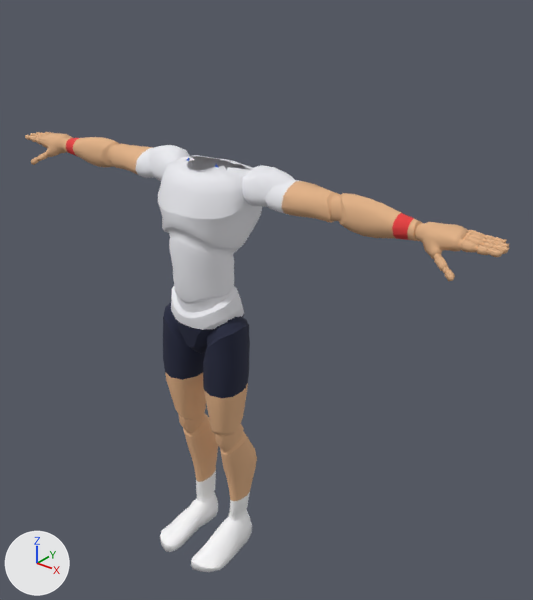
Renders of the glTF model sweetspot/models/players/p05.glb from each side of a commit.
Camera for both pictures: a camera (50 mm lens) standing at (1.57, -1.64, 2.12) and looking at (0.15, 0.14, 1.02). The lights are fixed; the arrows at lower left show +X, +Y and +Z. The first picture is the older version. Vertices at exactly the same position are counted once.

The first picture shows 'Body'.
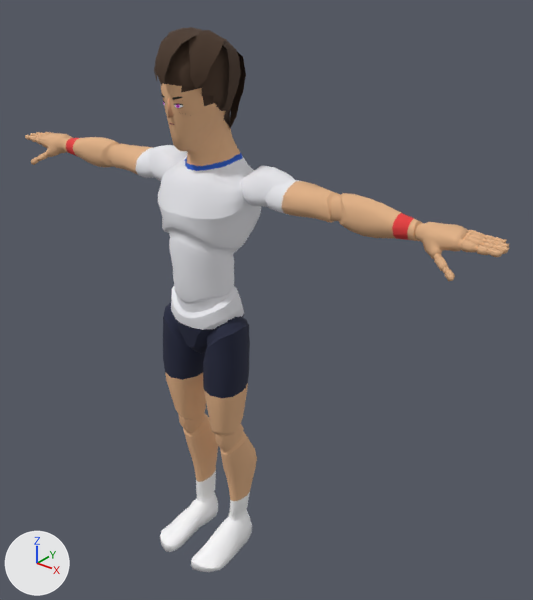
What the commit changed:
Picture 'face_01' (img_face_01) is new.
Material 'face' (mat_face) is new.
Its texture is img_face_01 (with its transparency).
Its roughness is 0.9.
me_mannequin is used by ob_body; location (0.0, 0.0, 0.0).
me_mannequin had 7084 vertices, 13884 faces and spanned x -0.98..0.98, y -0.21..0.15, z 0.0..1.51.
me_mannequin now has 7378 vertices, 14511 faces and spans x -0.98..0.98, y -0.21..0.15, z 0.0..1.86.
me_mannequin part 1: 66 vertices moved from x -0.22..0.22, y -0.06..0.14, z 1.33..1.51 to x -0.22..0.22, y -0.06..0.14, z 1.32..1.51; 45 vertices removed from x -0.14..0.14, y -0.05..0.1, z 1.48..1.5; 339 vertices added at x -0.13..0.13, y -0.13..0.13, z 1.47..1.86.
Mesh me_nose is new.
It has 6 vertices, 6 faces and spans x -0.0106..0.0106, y -0.1315..-0.1137, z 1.6643..1.7191.
It uses material mat_palette (picture img_palette).
Mesh me_hair is new.
It has 480 vertices, 908 faces and spans x -0.111..0.111, y -0.154..0.163, z 1.571..1.904.
It uses material mat_palette (picture img_palette).
Mesh me_face is new.
It has 50 vertices, 64 faces and spans x -0.0672..0.0672, y -0.1276..-0.0304, z 1.6105..1.7281.
It uses material mat_face (picture img_face_01).
Object 'Nose' (ob_nose) is new; it shows me_nose.
Its location is (0.0, 0.0, 0.0).
Object 'Hair' (ob_hair) is new; it shows me_hair.
Its location is (0.0, 0.0, 0.0).
Object 'Face' (ob_face) is new; it shows me_face.
Its location is (0.0, 0.0, 0.0).

Location of each change, [x1, y1, x2, y2] in pixels of the pictures (533 x 600 px):
'Body', reshaped (11% taller)
    before: [25, 132, 509, 572]
    after: [25, 83, 509, 572]
'Hair', added (brown)
    after: [154, 27, 246, 129]
'Face', added
    after: [161, 93, 183, 125]
'Nose', added
    after: [168, 98, 174, 118]
part 1 of me_mannequin, built on
    before: [152, 145, 274, 198]
    after: [152, 83, 274, 198]
